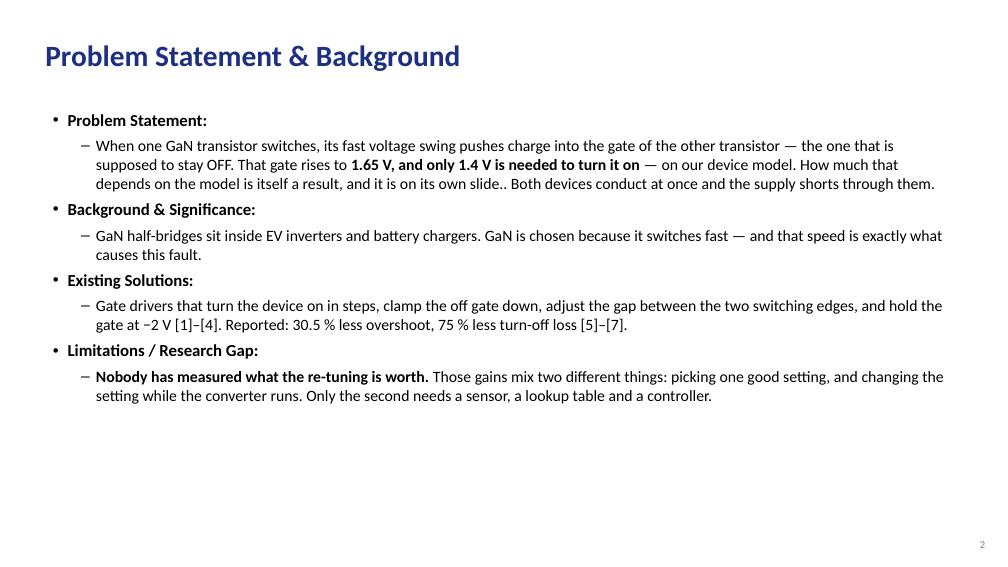
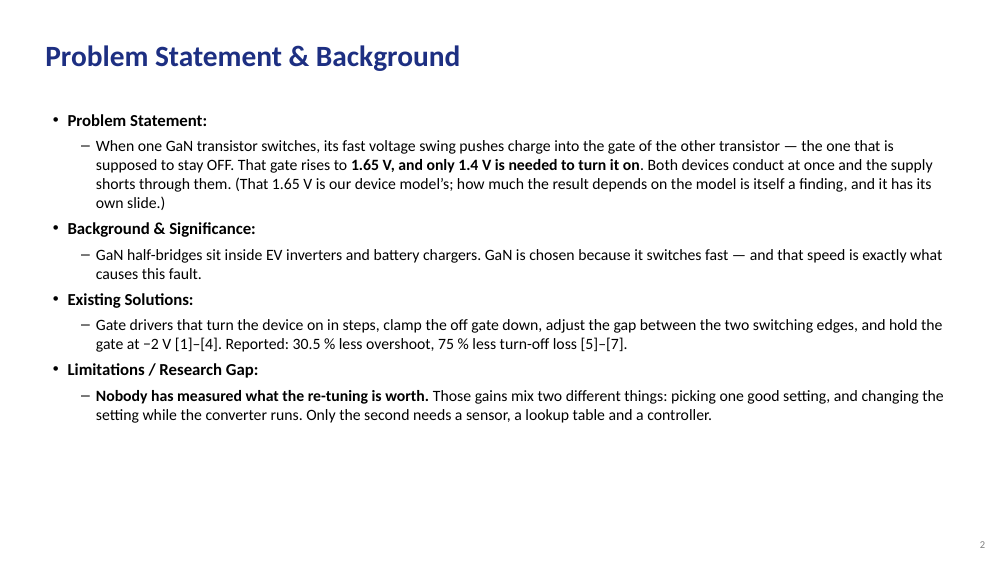
Before and after one commit to Amritha902/gan-driver, a slide deck: slide 2 of review/GaN_Review1_PRESENT.pptx. Drawn at 1008x567 pixels with LibreOffice and Linux fonts; fonts in the diff are those of the drawing. Boxes give left, top, right and bottom in pixels: in the first picture for what was removed or moved away, otherwise in the second. Text is boxed around its words. In the diff, an @@ line names an element or a change of style, - is before the commit and + after.

```diff
--- a/review/GaN_Review1_PRESENT.pptx
+++ b/review/GaN_Review1_PRESENT.pptx
@@ text at box(96, 140, 933, 210): text changed @@
-– When one GaN transistor switches, its fast voltage swing pushes charge into the gate of the other transistor — the one that is supposed to stay OFF. That gate rises to 1.65 V, and only 1.4 V is needed to turn it on — on our device model. How much that depends on the model is itself a result, and it is on its own slide.. Both devices conduct at once and the supply shorts through them.
+– When one GaN transistor switches, its fast voltage swing pushes charge into the gate of the other transistor — the one that is supposed to stay OFF. That gate rises to 1.65 V, and only 1.4 V is needed to turn it on. Both devices conduct at once and the supply shorts through them. (That 1.65 V is our device model’s; how much the result depends on the model is itself a finding, and it has its own slide.)
```
Also in this commit, not shown: 6 other slides changed, 1 slide added, 6 other files.
